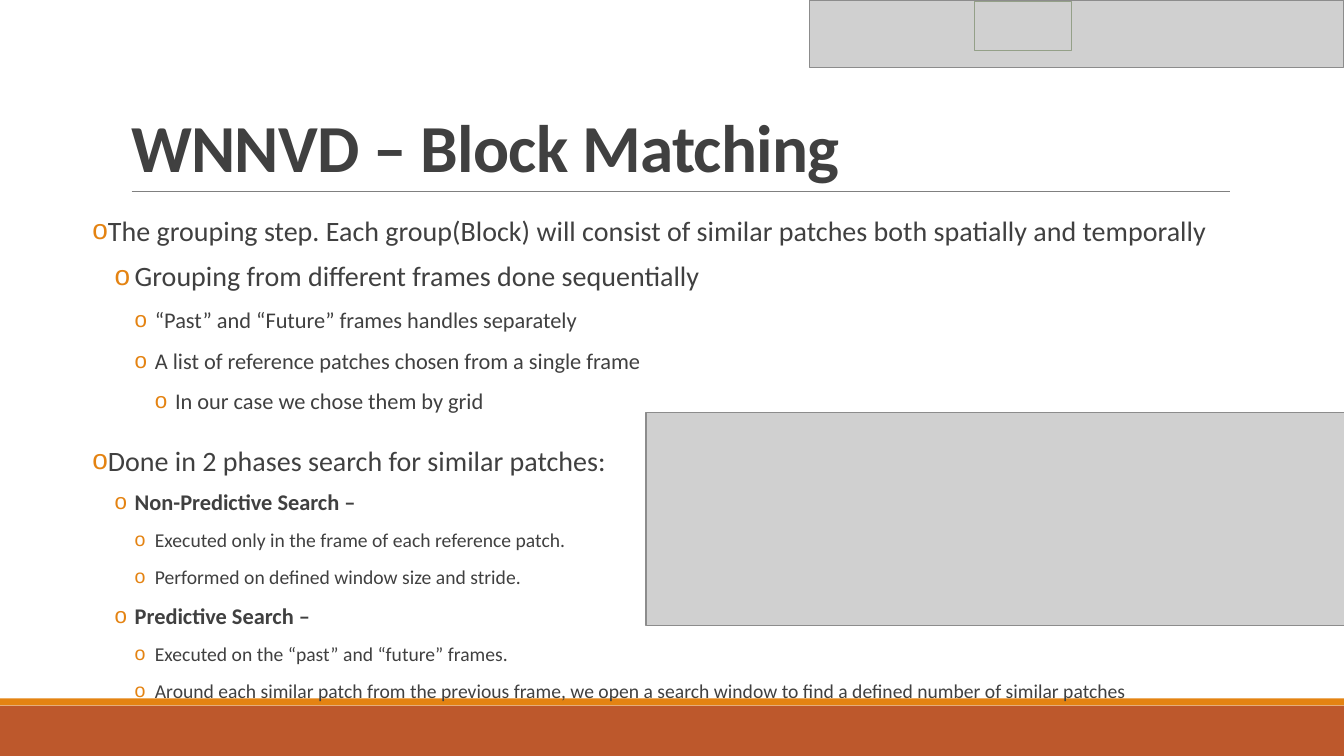
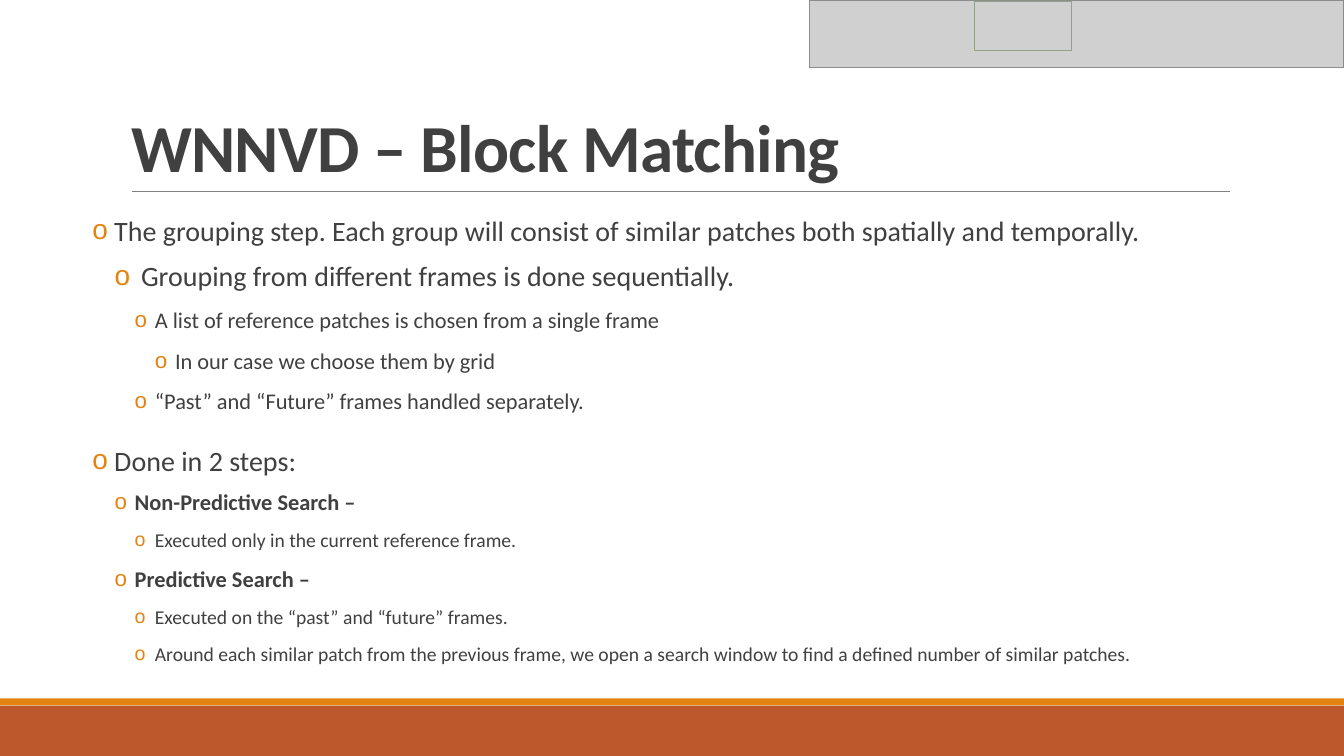
Before and after one commit to roy-hachnochi/WNNM-Video-Denoising, a slide deck: slide 11 of Project Presentation.pptx (slide 9 before the commit). Drawn at 1344x756 pixels with LibreOffice and Linux fonts; fonts in the diff are those of the drawing; grey boxes stand for pictures. Boxes give left, top, right and bottom in pixels: in the first picture for what was removed or moved away, otherwise in the second. Text is boxed around its words. In the diff, an @@ line names an element or a change of style, - is before the commit and + after.

```diff
--- a/Project Presentation.pptx
+++ b/Project Presentation.pptx
@@ text at <box>114,221,1139,476</box>: text changed @@
-o The grouping step. Each group(Block) will consist of similar patches both spatially and temporally
-  o Grouping from different frames done sequentially
-    o “Past” and “Future” frames handles separately
-    o A list of reference patches chosen from a single frame
-      o In our case we chose them by grid
-o Done in 2 phases search for similar patches:
+o The grouping step. Each group will consist of similar patches both spatially and temporally.
+  o Grouping from different frames is done sequentially.
+    o A list of reference patches is chosen from a single frame
+      o In our case we choose them by grid
+    o “Past” and “Future” frames handled separately.
+o Done in 2 steps:
@@ picture removed at <box>646,412,1344,625</box> @@
@@ text at <box>155,533,516,550</box>: text changed @@
-    o Executed only in the frame of each reference patch.
-    o Performed on defined window size and stride.
+    o Executed only in the current reference frame.
@@ text at <box>155,647,1130,664</box>: text changed @@
-    o Around each similar patch from the previous frame, we open a search window to find a defined number of similar patches
+    o Around each similar patch from the previous frame, we open a search window to find a defined number of similar patches.
```
Also in this commit, not shown: 15 other slides changed, 4 slides added, 4 other files.
